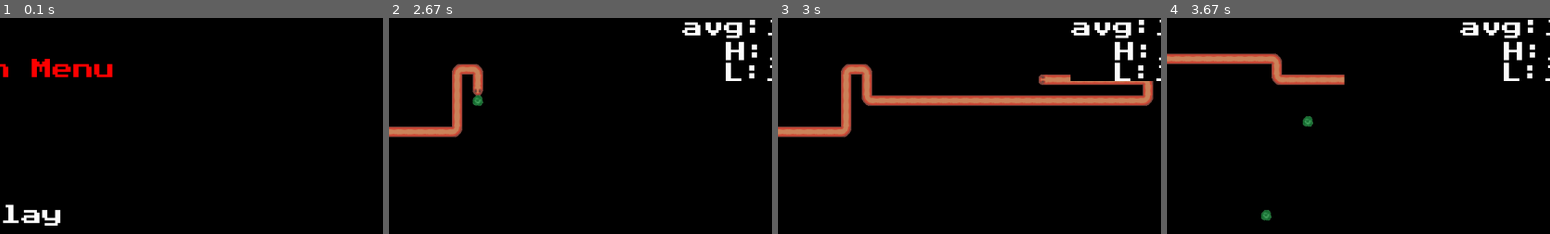
Above: before the commit, frames 1-4 (left to right).
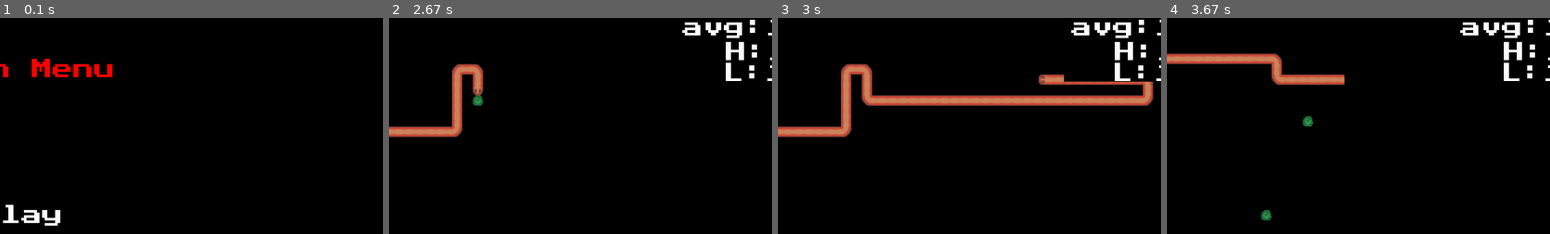
Above: after the commit, the same moments.

Repository: nmurphy101/Pygame2DFramework
Game: pygame game, started from main.py
The game is run twice, just before and just after one commit, with the same random seed, the same clock (stepped at 60 frames per second) and the same inputs.
Inputs (mouse positions are % of the whole screen's width and height, from its top left):
- Up to frame 1 (0.1 s): no input
- Up to frame 2 (2.67 s): click (45, 52) at 0.38 s
- Up to frame 3 (3 s): no input
- Up to frame 4 (3.67 s): no input
The pictures show only the part of the screen within x 43-93%, y 6-56%; the shares and areas given below are measured in that part.

Frames 1-2 are identical in both runs. In frame 3, 0.2% of the frame differs, in the area x 74-99%, y 26-30%; in frame 4, nothing differs.

Commit message:
current progress

Diff:
--- a/pkg/app.py
+++ b/pkg/app.py
@@ -45,7 +45,7 @@
         self.game_pkg = game_pkg
         self.game = None
         self.running = True
-        self.fps = 900
+        self.fps = 3000
         self.fps_list = []
         self.fps_pos = None
         self.fps_rect = None
@@ -58,6 +58,9 @@
         mixer.quit()
         mixer.init(44100, -16, 2, 2048)
 
+        self.debug_screen = None
+        self.background_0 = None
+
         UI_1 = pygame.mixer.Sound("assets/sounds/8bitsfxpack_windows/UI01.wav")
         UI_2 = pygame.mixer.Sound("assets/sounds/8bitsfxpack_windows/UI02.wav")
         UI_3 = pygame.mixer.Sound("assets/sounds/8bitsfxpack_windows/UI03.wav")
@@ -66,8 +69,6 @@
         ]
         self.ui_sound_options = {}
         self.pause_menu_options = {}
-        # event = None
-        # menu = None
         self.event_options = {
             QUIT: lambda **kwargs: self.quit(**kwargs),
             NEXT: lambda **kwargs: self.next_music(**kwargs),
@@ -76,10 +77,10 @@
             KEYDOWN: lambda **kwargs: self.key_down(**kwargs),
             MOUSEBUTTONDOWN: lambda **kwargs: self.mouse_down(**kwargs),
         }
+        # Limit the type of game events that can happen
         events = []
         for event in self.event_options.keys():
             events.append(event)
-        # Limit the type of game events that can happen
         pygame.event.set_allowed(events)
 
     def run(self):
@@ -128,6 +129,10 @@
         # flags = 0
         screen = pygame.display.set_mode((self.screen_width, self.screen_height), flags, 16)#, RESIZABLE)
         screen.set_alpha(None)
+        self.debug_screen = pygame.Surface((self.screen_width, self.screen_height))
+        self.debug_screen.set_colorkey((0, 0, 0))
+        self.background_0 = pygame.Surface((self.screen_width, self.screen_height))
+        self.background_0.set_colorkey((0, 0, 0))
         # screen.set_mode()
         alpha_screen = pygame.Surface((self.screen_width, self.screen_height)).convert_alpha()
         alpha_screen.fill([0,0,0,0])
@@ -148,14 +153,15 @@
             1: None,
             None: 1,
         }
-        self.fps_pos = (self.game.screen_size[0]/2-(8*self.game.game_font.size)/2 + 545,
-                        self.game.screen_size[1]/2 - self.game.game_font.size * 11.5,
-                        250, 138)
+        self.fps_pos = (self.game.screen_size[0]/2-(8*self.game.game_font.size)/2 + 535,
+                        self.game.screen_size[1]/2 - self.game.game_font.size * 12,
+                        250, 163)
         self.fps_rect = pygame.Rect(self.fps_pos)
 
     def update_fps(self):
         # Clear previous frame obj's location
-        self.game.screen.fill((0, 0, 0, 0), self.fps_pos)
+        # self.debug_screen.fill((0, 0, 0), self.fps_pos)
+        pygame.draw.rect(self.game.screen, (0, 0, 0), self.fps_pos)
         fps = str(int(self.clock.get_fps()))
         _ = self.game.menu.render_button(f"now:{fps}", 11, h_offset=530)
         self.fps_list.append(int(fps))
@@ -179,7 +185,7 @@
         '''
         for event in pygame.event.get():
             # Possible event options:
-            #   QUIT, NEXT, WINDOWFOCUSGAINED, WINDOWFOCUSLOST,  KEYDOWN, MOUSEBUTTONDOWN,
+            #   QUIT, NEXT, WINDOWFOCUSGAINED, WINDOWFOCUSLOST, KEYDOWN, MOUSEBUTTONDOWN
             decision_func = event_get(event.type)
             if decision_func:
                 decision_func(event=event, menu=menu)
--- a/pkg/snake_game/game.py
+++ b/pkg/snake_game/game.py
@@ -116,7 +116,7 @@
         if self.menu.menu_option is None:
             # eval func's only once before loops
             fill_screen = self.screen.fill
-            append_dirty_rects = self.dirty_rects.append
+            ### append_dirty_rects = self.dirty_rects.append
             # Execute game object actions
             for obj in self.sprite_group.sprites():
                 # Make sure to refresh coming out of pause_menu
@@ -127,10 +127,10 @@
                     obj.draw(self.sprite_group.sprites(), (False, True))
                 # take obj tick actions
                 updated = obj.update(self.sprite_group.sprites())
-                # Adding updated sprites to the dirty rects container
-                if updated or not obj.dirty_rect:
-                    append_dirty_rects(obj)
-                self.dirty_rects += obj.children
+                ## Adding updated sprites to the dirty rects container
+                ### if updated or not obj.dirty_rect:
+                ###     append_dirty_rects(obj)
+                ### self.dirty_rects += obj.children
                 # Draw game objects
                 obj.draw(self.sprite_group.sprites(), (updated, False))
                 # collision of obj to other objects/children-of-other-objs
@@ -139,12 +139,16 @@
             if self.menu.prev_menu in [0, 1]:
                 self.menu.prev_menu = None
             # The game loop FPS counter
-            append_dirty_rects(update_fps())
+            if self.game_config["settings"]["display"]["fps_display"]:
+                ### append_dirty_rects(update_fps())
+                update_fps()
+            # Return to app
             return None, self.dirty_rects
-
+        # In a menu
         else:
             # The game loop FPS counter
-            update_fps()
+            if self.game_config["settings"]["display"]["fps_display"]:
+                update_fps()
             # Show which ever menu option that has been chosen:
             #   Main, Pause, Settings, GameOver, Display, Sound
             return self.menu.menu_options.get(self.menu.menu_option)(), None
--- a/pkg/snake_game/menus/display/display.py
+++ b/pkg/snake_game/menus/display/display.py
@@ -30,10 +30,15 @@
     # Render the Display text
     _ = self.render_button("Display", 10, (255, 0, 0))
 
+    # Render the fps button
+    text_str = 'FPS: ' + str(self.game.game_config["settings"]["display"]["fps_display"])
+    fps_obj = self.render_button(text_str, 8)
+
     # Render the Return button
     back_obj = self.render_button("Back", -8)
 
     menu = [
+        (fps_obj, self.toggle_fps_display, self.prev_menu),
         (back_obj, self.SettingsMenu, 4),
     ]
 
--- a/pkg/snake_game/menus/menus.py
+++ b/pkg/snake_game/menus/menus.py
@@ -67,7 +67,11 @@
     def SoundMenu(self):
         return sound_menu(self)
 
-    def render_button(self, title, position, color=(255, 255, 255), h_offset=0):
+    def render_button(self, title, position, color=(255, 255, 255), h_offset=0, screen=None):
+        if screen:
+            chosen_screen = screen
+        else:
+            chosen_screen = self.game.screen
         # Render the Display text
         text_str = str(title)
         position = (
@@ -75,13 +79,16 @@
             self.game.screen_size[1]/2 - self.game.game_font.size * position
         )
         obj = self.game.game_font.render_to(
-            self.game.screen,
+            chosen_screen,
             position,
             text_str,
             color
         )
+        return obj
 
-        return obj
+    def save_settings(self):
+        with open(self.game.game_config_file_path, 'w', encoding='utf-8') as _file:
+            json.dump(self.game.game_config, _file, ensure_ascii=False, indent=4)
 
     def toggle_game_music(self):
         '''
@@ -91,8 +98,7 @@
         toggle_game_music does stuff
         '''
         self.game.game_config["settings"]["sound"]["music"] = not self.game.game_config["settings"]["sound"]["music"]
-        with open(self.game.game_config_file_path, 'w', encoding='utf-8') as _file:
-            json.dump(self.game.game_config, _file, ensure_ascii=False, indent=4)
+        self.save_settings()
 
     def increase_music_volume(self):
         '''
@@ -102,8 +108,7 @@
         increase_music_volume does stuff
         '''
         self.game.game_config["settings"]["sound"]["music_volume"] = str(float(self.game.game_config["settings"]["sound"]["music_volume"]) + .05)
-        with open(self.game.game_config_file_path, 'w', encoding='utf-8') as _file:
-            json.dump(self.game.game_config, _file, ensure_ascii=False, indent=4)
+        self.save_settings()
         pygame.mixer.music.set_volume(float(self.game.game_config["settings"]["sound"]["music_volume"]))
 
     def decrease_music_volume(self):
@@ -114,8 +119,7 @@
         decrease_music_volume does stuff
         '''
         self.game.game_config["settings"]["sound"]["music_volume"] = str(float(self.game.game_config["settings"]["sound"]["music_volume"]) - .05)
-        with open(self.game.game_config_file_path, 'w', encoding='utf-8') as _file:
-            json.dump(self.game.game_config, _file, ensure_ascii=False, indent=4)
+        self.save_settings()
         pygame.mixer.music.set_volume(float(self.game.game_config["settings"]["sound"]["music_volume"]))
 
     def increase_effect_volume(self):
@@ -126,8 +130,7 @@
         increase_effect_volume does stuff
         '''
         self.game.game_config["settings"]["sound"]["effect_volume"] = str(float(self.game.game_config["settings"]["sound"]["effect_volume"]) + .05)
-        with open(self.game.game_config_file_path, 'w', encoding='utf-8') as _file:
-            json.dump(self.game.game_config, _file, ensure_ascii=False, indent=4)
+        self.save_settings()
 
     def decrease_effect_volume(self):
         '''
@@ -137,8 +140,7 @@
         decrease_effect_volume does stuff
         '''
         self.game.game_config["settings"]["sound"]["effect_volume"] = str(float(self.game.game_config["settings"]["sound"]["effect_volume"]) - .05)
-        with open(self.game.game_config_file_path, 'w', encoding='utf-8') as _file:
-            json.dump(self.game.game_config, _file, ensure_ascii=False, indent=4)
+        self.save_settings()
 
     def increase_menu_volume(self):
         '''
@@ -148,8 +150,7 @@
         increase_menu_volume does stuff
         '''
         self.game.game_config["settings"]["sound"]["menu_volume"] = str(float(self.game.game_config["settings"]["sound"]["menu_volume"]) + .05)
-        with open(self.game.game_config_file_path, 'w', encoding='utf-8') as _file:
-            json.dump(self.game.game_config, _file, ensure_ascii=False, indent=4)
+        self.save_settings()
 
     def decrease_menu_volume(self):
         '''
@@ -159,5 +160,15 @@
         decrease_menu_volume does stuff
         '''
         self.game.game_config["settings"]["sound"]["menu_volume"] = str(float(self.game.game_config["settings"]["sound"]["menu_volume"]) - .05)
-        with open(self.game.game_config_file_path, 'w', encoding='utf-8') as _file:
-            json.dump(self.game.game_config, _file, ensure_ascii=False, indent=4)
+        self.save_settings()
+
+
+    def toggle_fps_display(self):
+        '''
+        toggle_fps_display
+        ~~~~~~~~~~
+
+        toggle_fps_display does stuff
+        '''
+        self.game.game_config["settings"]["display"]["fps_display"] = not self.game.game_config["settings"]["display"]["fps_display"]
+        self.save_settings()
